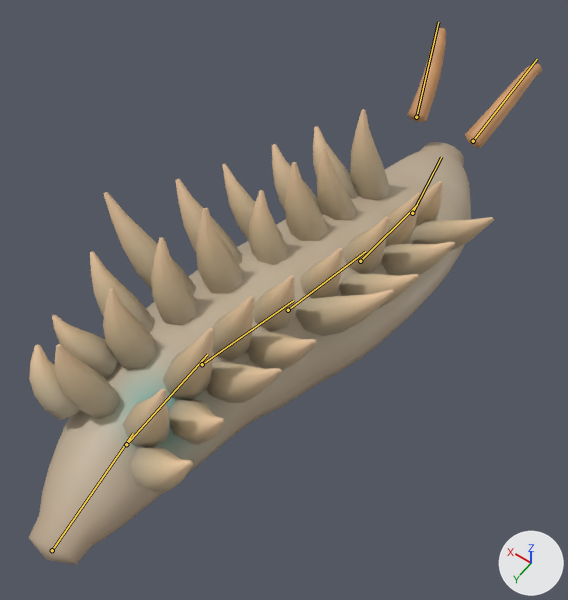
Before and after pictures for a commit that changed the glTF model assets/creatures/oil_slug/oil_slug.glb.
Camera for both pictures: a 50 mm camera at (-0.463, 0.695, 1.129) aimed at (-0.005, 0.054, 0.122). The axes (+X, +Y, +Z) are drawn at lower right. The lights are the same throughout. The picture after the commit comes second. Both versions are drawn at frame 2 of the action 'hit'; the numbers are the values there. The bones that change, and the others that lie on the model, are drawn over the model as lines.

Names of what the first picture shows: 'oil_slug'.
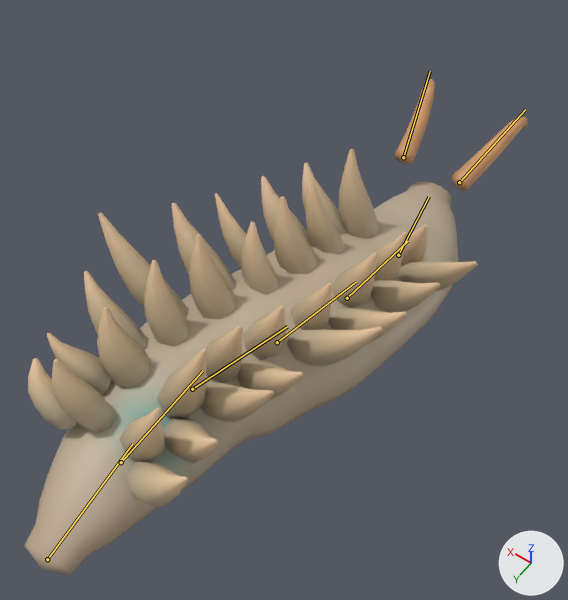
Changed parts and their boxes (x1, y1, x2, y2) in the pictures (568 x 600 px):
'oil_slug', posed (8% shorter)
    before: (29, 28, 542, 565)
    after: (24, 79, 528, 574)
bone 'spine0', root to tip
    before: (52, 550) to (133, 433)
    after: (47, 559) to (132, 444)
bone 'spine1', root to tip
    before: (126, 444) to (207, 354)
    after: (121, 462) to (202, 371)
bone 'spine2', root to tip
    before: (202, 364) to (293, 300)
    after: (192, 389) to (287, 326)
bone 'spine3', root to tip
    before: (288, 310) to (365, 251)
    after: (277, 342) to (356, 282)
bone 'spine4', root to tip
    before: (360, 261) to (417, 204)
    after: (347, 298) to (408, 241)
bone 'spine5', root to tip
    before: (412, 213) to (441, 157)
    after: (398, 255) to (429, 196)
bone 'horn_l', root to tip
    before: (416, 117) to (438, 22)
    after: (403, 157) to (430, 71)
bone 'horn_r', root to tip
    before: (473, 141) to (537, 59)
    after: (459, 182) to (525, 109)

The change in detail:
Bone 'spine0' (bone_spine0) moves from (0.002, -0.015, -0.009) to (0.004, -0.027, -0.016).
Bone 'spine0' (bone_spine0) turns from (2, 0, -3) to (3, 0, -4) degrees about its own x, y and z.
Bone 'spine1' (bone_spine1) moves from (0.0, -0.015, 0.009) to (0.0, -0.027, 0.016).
Bone 'spine1' (bone_spine1) turns from (0, 0, -3) to (0, 0, -5) degrees about its own x, y and z.
Bone 'spine2' (bone_spine2) moves from (0.001, -0.015, -0.01) to (0.002, -0.026, -0.018).
Bone 'spine2' (bone_spine2) turns from (0, 0, -3) to (-1, 0, -5) degrees about its own x, y and z.
Bone 'spine3' (bone_spine3) moves from (0.004, -0.015, -0.01) to (0.008, -0.025, -0.017).
Bone 'spine3' (bone_spine3) turns from (0, 0, 3) to (-1, 0, 5) degrees about its own x, y and z.
Bone 'spine4' (bone_spine4) moves from (0.0, -0.015, 0.011) to (0.0, -0.025, 0.018).
Bone 'spine4' (bone_spine4) turns from (0, 0, 3) to (0, 0, 5) degrees about its own x, y and z.
Bone 'spine5' (bone_spine5) moves from (-0.008, -0.014, -0.008) to (-0.014, -0.025, -0.013).
Bone 'spine5' (bone_spine5) turns from (2, 0, 3) to (3, 0, 4) degrees about its own x, y and z.
Bone 'horn_l' (bone_horn_l) turns from (18, 5, -6) to (31, 10, -9) degrees about its own x, y and z.
Bone 'horn_r' (bone_horn_r) turns from (18, -5, 6) to (31, -10, 9) degrees about its own x, y and z.
